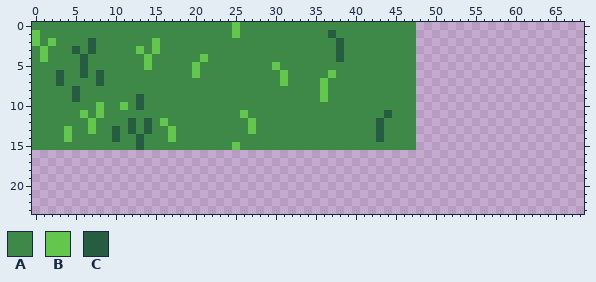
Pixel-art file, stored at res/tile/grass/graphic.ase. The picture above is the old version.
128x128 pixels, 1 frame. Shown: x 0..68, y 0..23.
Palette (. is transparent): A #3e8948  B #63c74d  C #265c42
Pixels before, first column x 0:
 0 AAAAAAAAAAAAAAAAAAAAAAAAABAAAAAAAAAAAAAAAAAAAAAA
 1 BAAAAAAAAAAAAAAAAAAAAAAAABAAAAAAAAAAACAAAAAAAAAA
 2 BABAAAACAAAAAAABAAAAAAAAAAAAAAAAAAAAAACAAAAAAAAA
 3 ABAAACACAAAAABABAAAAAAAAAAAAAAAAAAAAAACAAAAAAAAA
 4 ABAAAACAAAAAAABAAAAAABAAAAAAAAAAAAAAAACAAAAAAAAA
 5 AAAAAACAAAAAAABAAAAABAAAAAAAAABAAAAAAAAAAAAAAAAA
 6 AAACAACACAAAAAAAAAAABAAAAAAAAAABAAAAABAAAAAAAAAA
 7 AAACAAAACAAAAAAAAAAAAAAAAAAAAAABAAAABAAAAAAAAAAA
 8 AAAAACAAAAAAAAAAAAAAAAAAAAAAAAAAAAAABAAAAAAAAAAA
 9 AAAAACAAAAAAACAAAAAAAAAAAAAAAAAAAAAABAAAAAAAAAAA
10 AAAAAAAABAABACAAAAAAAAAAAAAAAAAAAAAAAAAAAAAAAAAA
11 AAAAAABABAAAAAAAAAAAAAAAAABAAAAAAAAAAAAAAAAACAAA
12 AAAAAAABAAAACACABAAAAAAAAAABAAAAAAAAAAAAAAACAAAA
13 AAAABAABAACACACAABAAAAAAAAABAAAAAAAAAAAAAAACAAAA
14 AAAABAAAAACAACAAABAAAAAAAAAAAAAAAAAAAAAAAAACAAAA
15 AAAAAAAAAAAAACAAAAAAAAAAABAAAAAAAAAAAAAAAAAAAAAA
And afterwards:
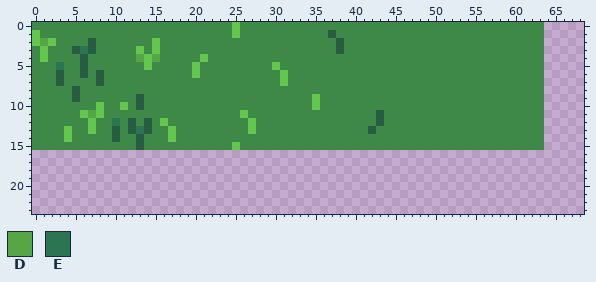
Colours new in this view: D #57a646  E #2b7552
Edits made:
The author put colour A in rows 0 to 15 at x 48 to 63.
Colour B becomes colour A in row 6 at x 37; in rows 7 to 9 at x 36.
Colour C becomes colour A in row 4 at x 38; in row 11 at x 44; in rows 13 to 14 at x 43.
Colour A becomes colour B in rows 9 to 10 at x 35.
Colour A becomes colour C in row 11 at x 43; in row 13 at x 42.
Colour A becomes colour D in row 2 at x 1; in row 4 at x 13 and 15; in row 11 at x 7.
Colour A becomes colour E in row 3 at x 6; in row 5 at x 3; in row 12 at x 10; in row 13 at x 13.
Pixel boxes of the changes (left, top, right, bottom) in both pictures:
added: (416, 22, 544, 150)
changed: (40, 38, 88, 70)
changed: (136, 54, 160, 62)
changed: (312, 54, 344, 110)
changed: (88, 110, 144, 134)
changed: (368, 110, 392, 142)
